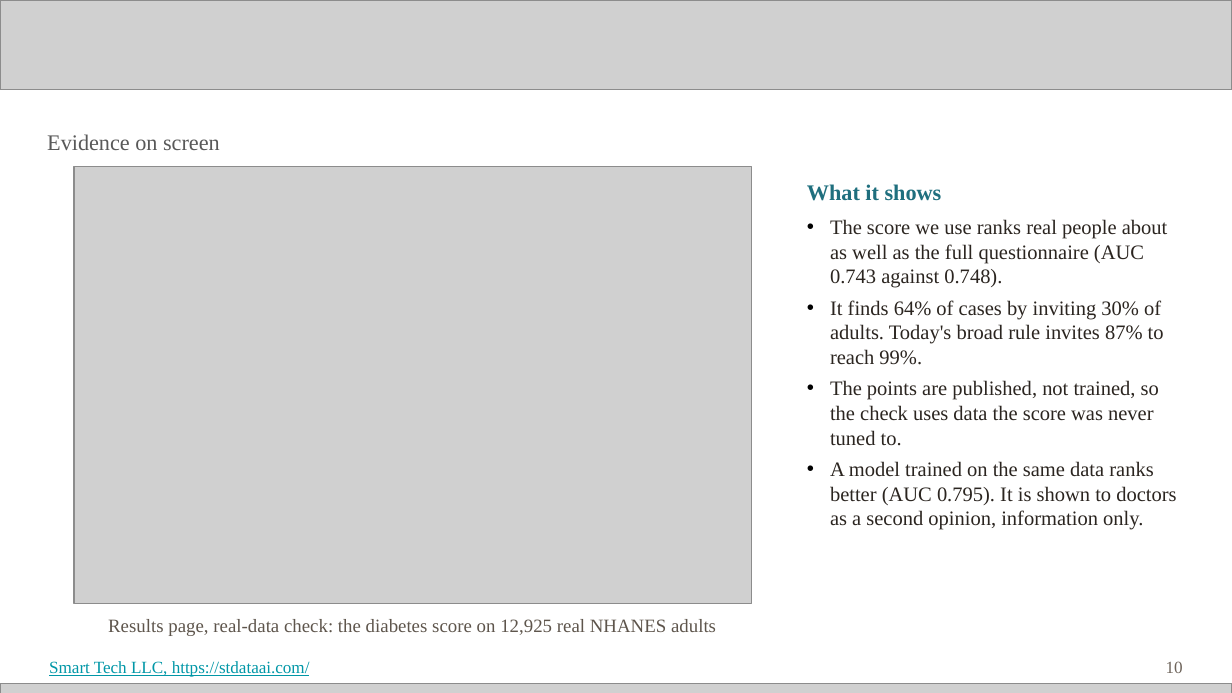
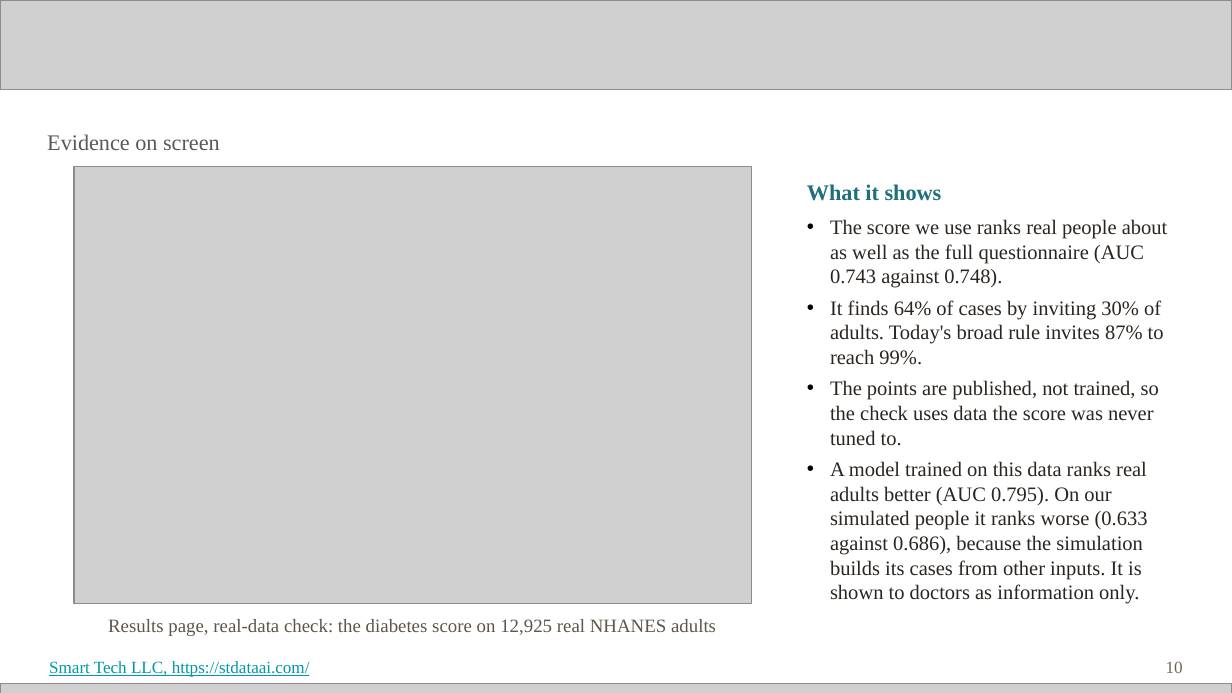
Before and after one commit to Smarttechk/Hack2Skill_Precision-Prevention, a slide deck: slide 10 of docs/Technical_Deck.pptx. Drawn at 1232x693 pixels with LibreOffice and Linux fonts; fonts in the diff are those of the drawing; grey boxes stand for pictures. Boxes give left, top, right and bottom in pixels: in the first picture for what was removed or moved away, otherwise in the second. Text is boxed around its words. In the diff, an @@ line names an element or a change of style, - is before the commit and + after.

```diff
--- a/docs/Technical_Deck.pptx
+++ b/docs/Technical_Deck.pptx
@@ text at bbox=[830, 461, 1148, 604]: text changed @@
-• A model trained on the same data ranks better (AUC 0.795). It is shown to doctors as a second opinion, information only.
+• A model trained on this data ranks real adults better (AUC 0.795). On our simulated people it ranks worse (0.633 against 0.686), because the simulation builds its cases from other inputs. It is shown to doctors as information only.
```
Also in this commit, not shown: 2 other slides changed, 11 other files.
